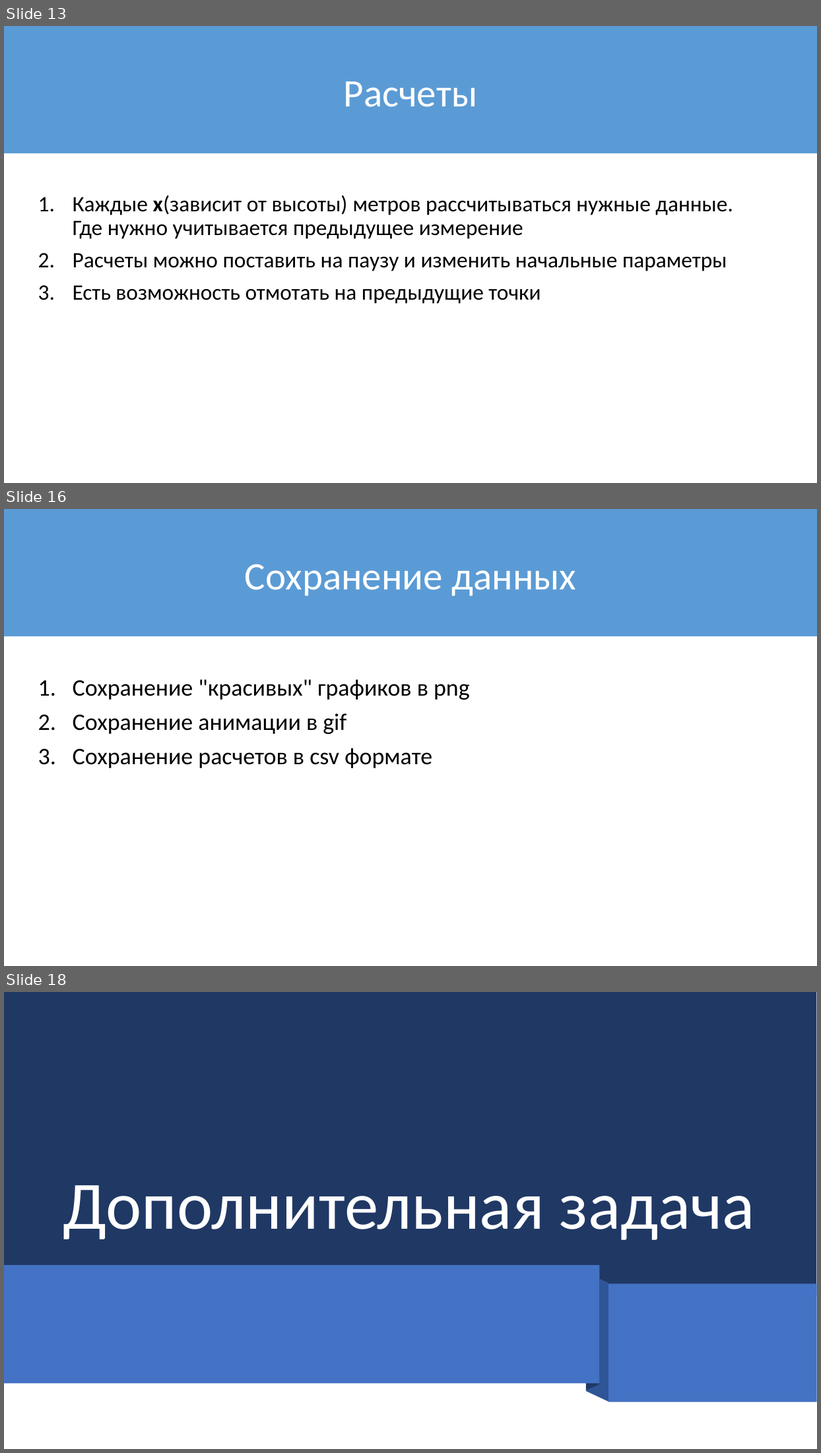
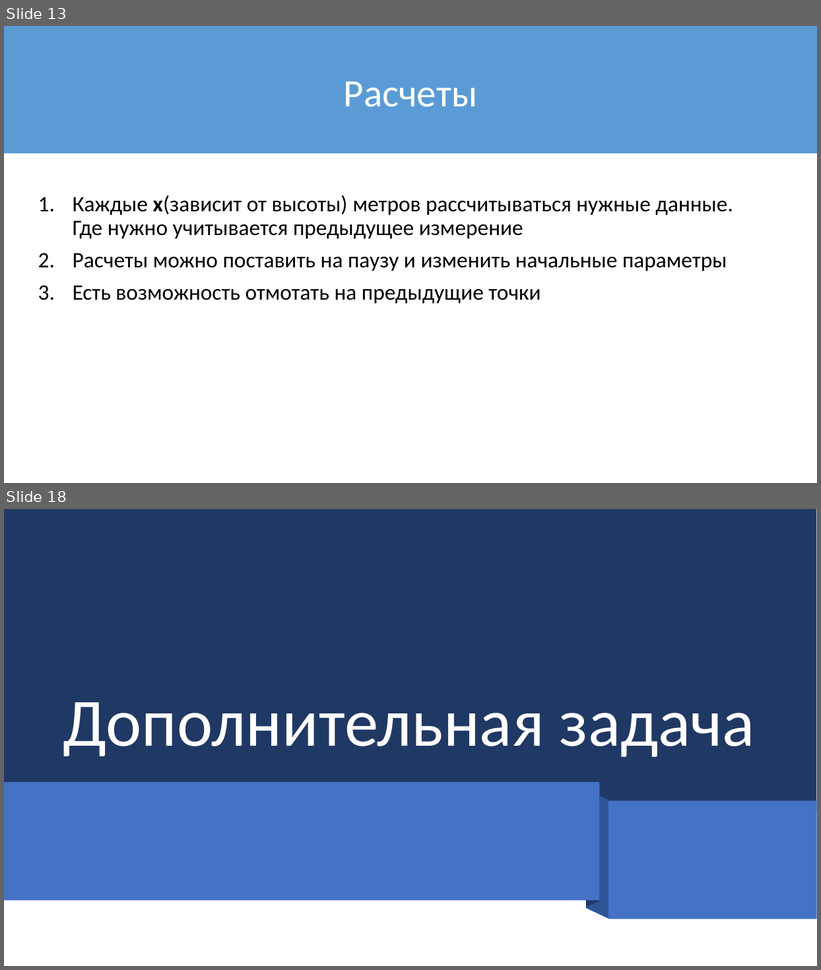
Before and after one commit to RobertArifulin/Falling_Ball, a slide deck: Презентация_Проекта2 2.pptx. Shown one above the other, each under a label of ours: slides 13, 16 and 18 before the commit, slides 13 and 18 after it; the slides between them are not shown. The pictures are 821x1453 and 821x970 pixels, drawn with LibreOffice and Linux fonts; fonts in the diff are those of the drawing. Boxes give left, top, right and bottom in pixels: in the first picture for what was removed or moved away, otherwise in the second. Text is boxed around its words. In the diff, an @@ line names an element or a change of style, - is before the commit and + after.

```diff
--- a/Презентация_Проекта2 2.pptx
+++ b/Презентация_Проекта2 2.pptx
@@ slide 16 removed at (4, 509, 817, 966), background #FFFFFF @@
@@ rectangle removed at (4, 509, 817, 636) @@
@@ title removed at (245, 564, 576, 596) @@
-Сохранение данных
@@ text removed at (73, 679, 470, 768) @@
-1. Сохранение "красивых" графиков в png
-2. Сохранение анимации в gif
-3. Сохранение расчетов в csv формате
```
Also in this commit, not shown: 2 slides changed, 3 slides added, 2 other slides removed, 5 other files.
